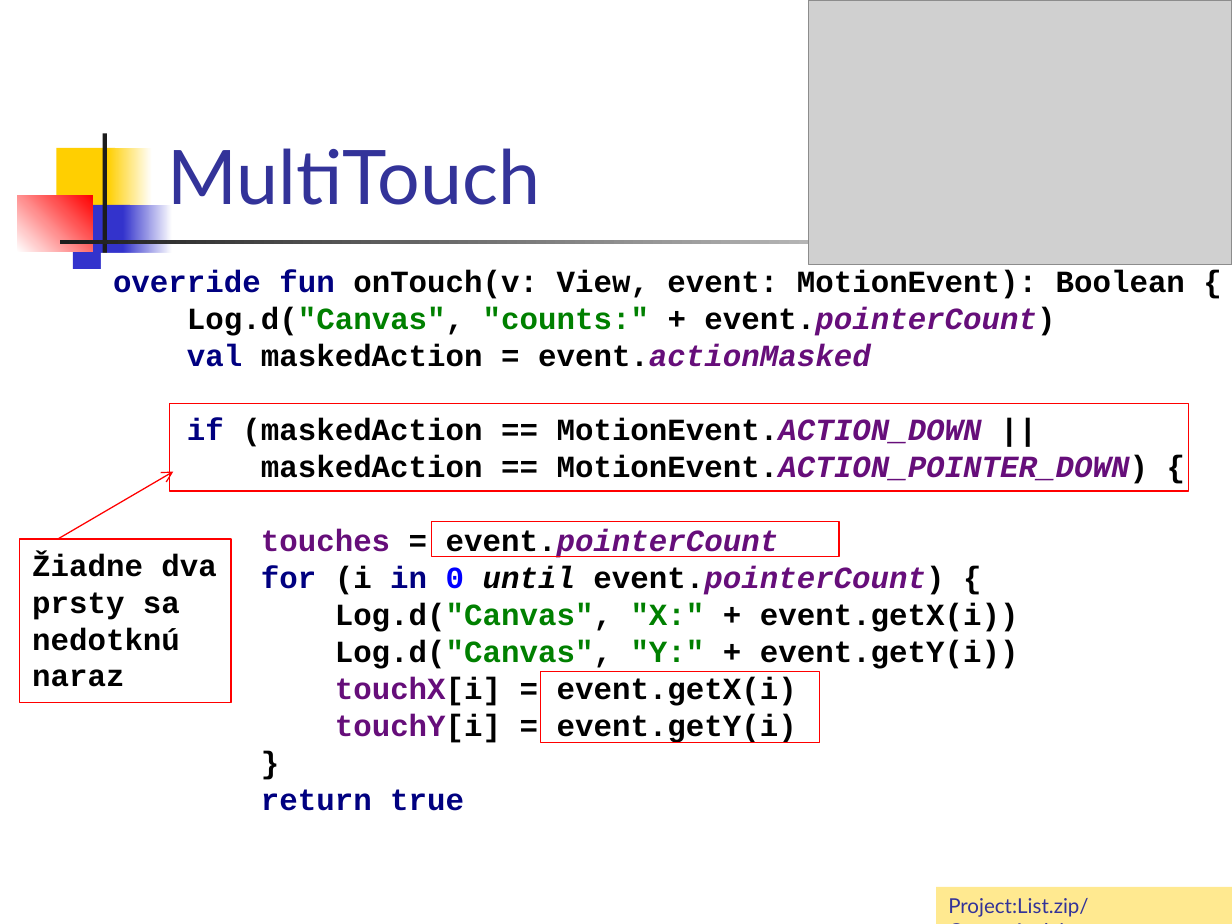
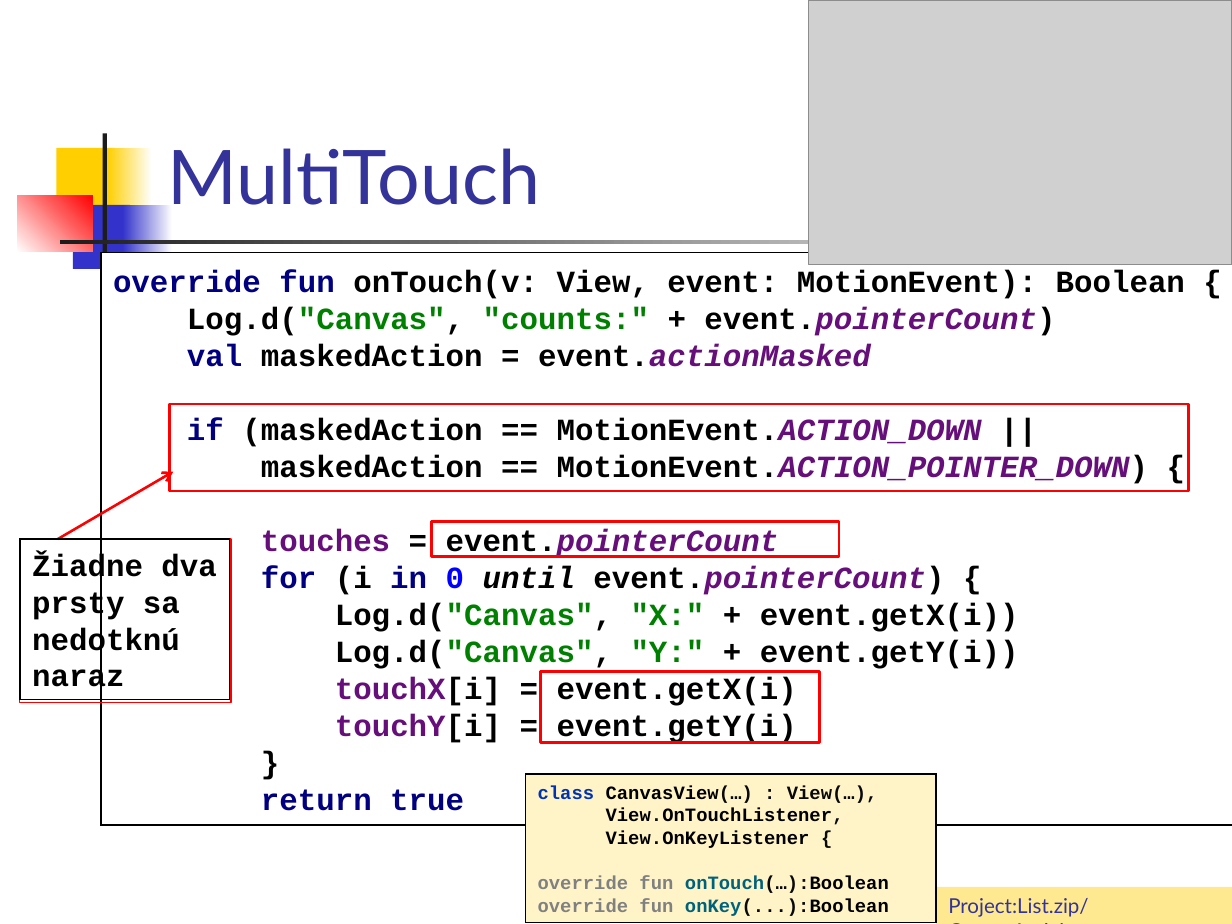
Before and after one commit to vmandro/Prednasky, a slide deck: slide 35 of 04/04_Android.ppt (slide 33 before the commit). Drawn at 1232x924 pixels with LibreOffice and Linux fonts; fonts in the diff are those of the drawing; grey boxes stand for pictures. Boxes give left, top, right and bottom in pixels: in the first picture for what was removed or moved away, otherwise in the second. Text is boxed around its words. In the diff, an @@ line names an element or a change of style, - is before the commit and + after.

```diff
--- a/04/04_Android.ppt
+++ b/04/04_Android.ppt
@@ rectangle "override fun onTouch(v: View, event: ...": place and size @@
-rectangle "override fun onTouch(v: View, event: ..." at (113, 270, 1185, 811)
+rectangle "override fun onTouch(v: View, event: ..." at (101, 253, 1232, 825)
@@ rectangle "override fun onTouch(v: View, event: ..." at (101, 253, 1232, 825): outline none to #000000 0.74 pt @@
@@ rectangle at (170, 404, 1189, 492): outline #FF0000 0.74 pt to #FF0000 1.5 pt @@
@@ arrow (58, 540) - (174, 472): stroke #FF0000 0.74 pt to #FF0000 1.5 pt @@
@@ rectangle at (431, 521, 839, 557): outline #FF0000 0.74 pt to #FF0000 1.5 pt @@
@@ rectangle "Žiadne dva": place and size @@
-rectangle "Žiadne dva" at (32, 553, 216, 687)
+rectangle "Žiadne dva" at (20, 540, 229, 700)
@@ rectangle "Žiadne dva" at (20, 540, 229, 700): outline none to #000000 0.74 pt @@
@@ rectangle added at (526, 774, 936, 922), fill #FFF4C8, outline #000000 0.74 pt, 11 pt, text #000000, bold @@
+class CanvasView(…) : View(…),
+View.OnTouchListener,
+View.OnKeyListener {
+override fun onTouch(…):Boolean
+override fun onKey(...):Boolean
```
Also in this commit, not shown: 19 other slides changed, 8 slides added, 3 other files.
